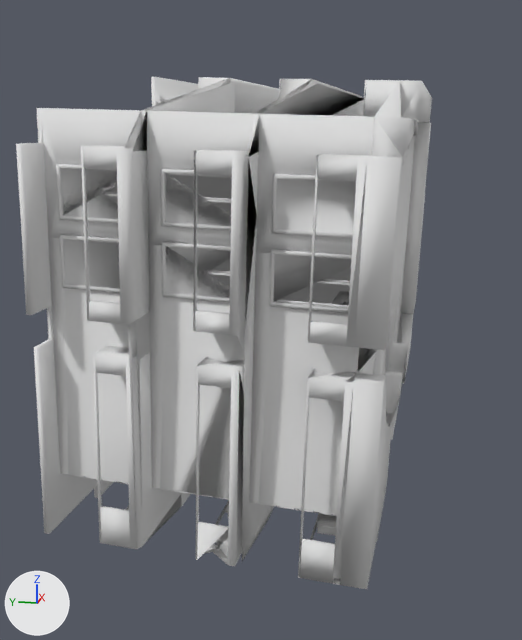
One commit to the OBJ model Outliers_Removed/Apartment/D00310.obj: the scene before it, then after it.
Both versions are drawn from a 50 mm camera at (-1.758, -0.272, 0.338) aimed at (0.084, 0.096, -0.123). Lighting does not change. The marker at lower left points along +X, +Y and +Z. Where no turn or scale is listed for an object, it has been applied to the vertices. Vertices at the same position are counted once.

The older version as bpy lines, for what is in view:
```python
me_d00310 = bpy.data.meshes.new('D00310')
me_d00310.from_pydata(...)  # 5422 vertices, 9919 faces; spans x -0.74..1.03, y -0.34..0.37, z -0.39..0.49
me_d00310.materials.append(mat_material_0)  # white #e7e7e7
ob_d00310 = bpy.data.objects.new('D00310', me_d00310)
ob_d00310.location = (0.0, 0.0, 0.0)
```
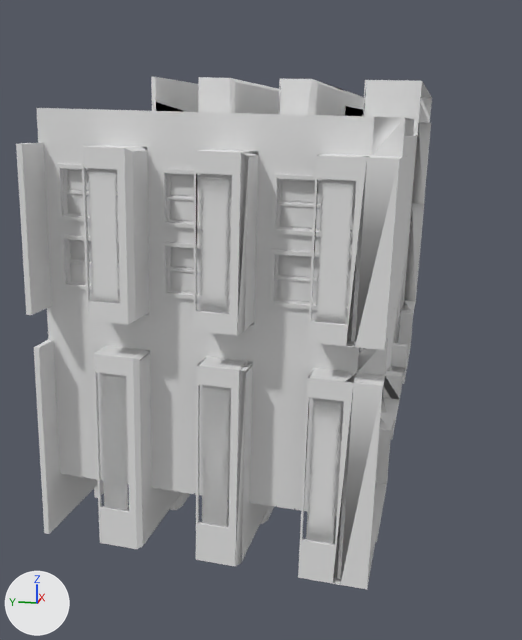
What differs and where, as boxes (x1, y1, x2, y2) in the pictures (522 x 640 px; the box of a moved part takes in the faces that stretch with it):
part 1 of me_d00310, moved or reshaped: before (36, 78, 432, 565); after (56, 79, 402, 584)

The change, as a diff of the scene's bpy script:
```diff
--- a/Outliers_Removed/Apartment/D00310.obj.py
+++ b/Outliers_Removed/Apartment/D00310.obj.py
@@ me_d00310 @@
 # used by ob_d00310; location = (0.0, 0.0, 0.0)
-me_d00310.from_pydata(...)  # 5422 vertices, 9919 faces; spans x -0.74..1.03, y -0.34..0.37, z -0.39..0.49
+me_d00310.from_pydata(...)  # 5544 vertices, 8937 faces; spans x -0.74..1.03, y -0.34..0.37, z -0.39..0.49
+# me_d00310 part 1: 339 vertices moved within x -0.74..1.02, y -0.29..0.28, z -0.38..0.49; 339 vertices removed from x -0.71..0.95, y -0.33..0.32, z -0.31..0.46; 461 vertices added at x -0.74..1.02, y -0.27..0.28, z -0.38..0.49
+# me_d00310 part 2: the surface is now shaded flat
 me_d00310.materials.append(mat_material_0)
```
